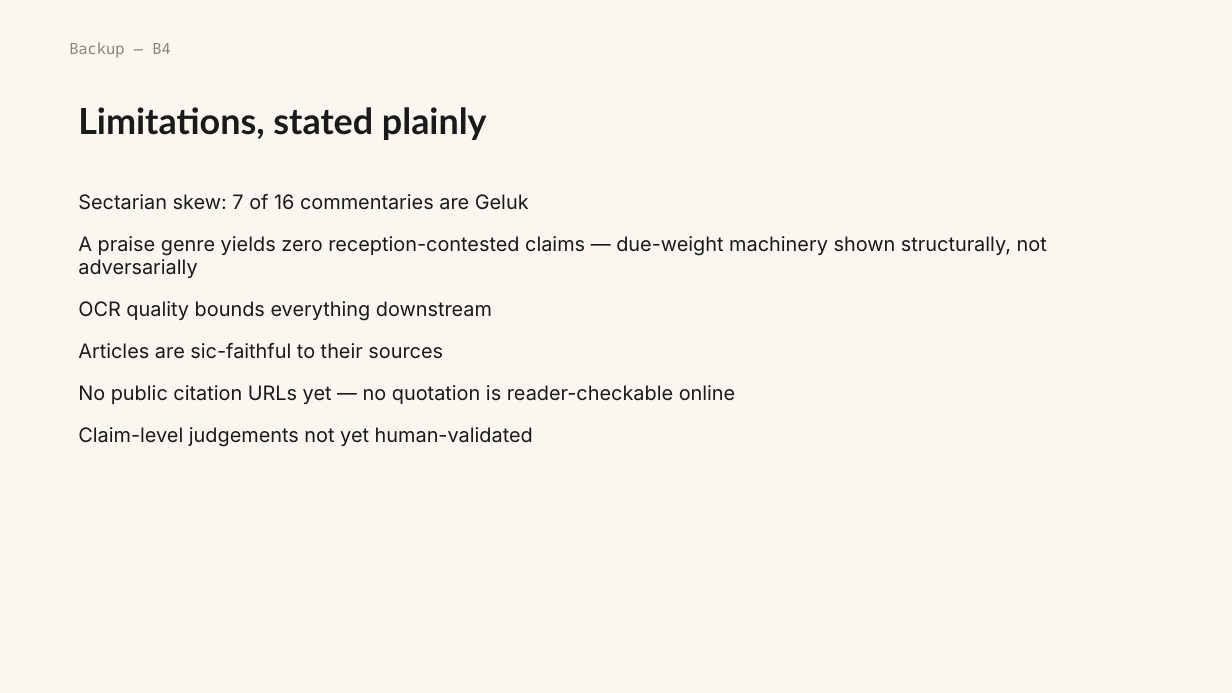
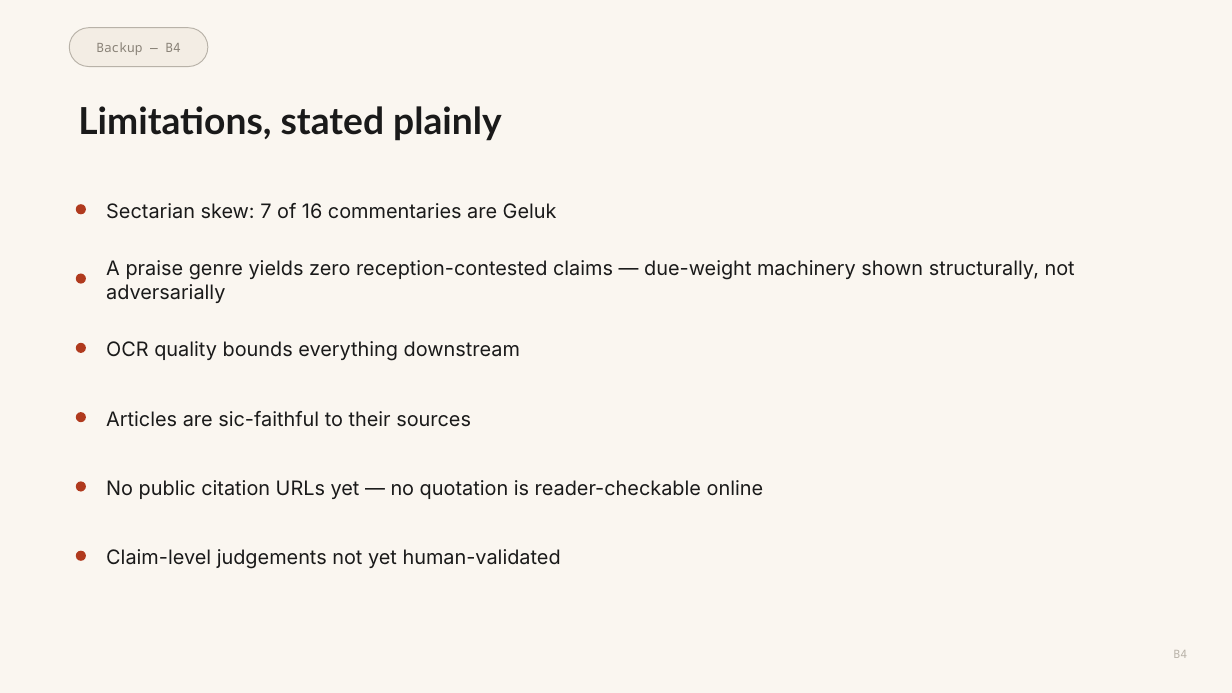
Before and after one commit to WeBuddhist/21-taras-rails, a slide deck: slide 31 of 0-INBOX/presentation-humanities-2026/verification-deck.pptx. Drawn at 1232x693 pixels with LibreOffice and Linux fonts; fonts in the diff are those of the drawing. Boxes give left, top, right and bottom in pixels: in the first picture for what was removed or moved away, otherwise in the second. Text is boxed around its words. In the diff, an @@ line names an element or a change of style, - is before the commit and + after.

Commit message:
vault backup: 2026-08-22 23:47:49

```diff
--- a/0-INBOX/presentation-humanities-2026/verification-deck.pptx
+++ b/0-INBOX/presentation-humanities-2026/verification-deck.pptx
@@ text "Backup — B4" at [96, 42, 180, 55]: size 12 to 10 pt; alignment left to centre @@
@@ rounded rectangle added at [69, 28, 208, 67], fill #F3EDE4, outline #B8B2A8 0.75 pt @@
@@ text "Limitations, stated plainly" at [78, 106, 502, 141]: size 28 to 29 pt @@
@@ ellipse added at [76, 204, 86, 214], fill #B03A1E @@
@@ text removed at [78, 194, 1047, 447] @@
-Sectarian skew: 7 of 16 commentaries are Geluk
-A praise genre yields zero reception-contested claims — due-weight machinery shown structurally, not adversarially
-OCR quality bounds everything downstream
-Articles are sic-faithful to their sources
-No public citation URLs yet — no quotation is reader-checkable online
-Claim-level judgements not yet human-validated
@@ text added at [106, 203, 557, 219], 15.5 pt, text #1A1A1A @@
+Sectarian skew: 7 of 16 commentaries are Geluk
@@ text added at [106, 260, 1075, 303], 15.5 pt, text #1A1A1A @@
+A praise genre yields zero reception-contested claims — due-weight machinery shown structurally, not adversarially
@@ ellipse added at [76, 274, 86, 284], fill #B03A1E @@
@@ ellipse added at [76, 343, 86, 353], fill #B03A1E @@
@@ text added at [106, 341, 520, 361], 15.5 pt, text #1A1A1A @@
+OCR quality bounds everything downstream
@@ ellipse added at [76, 412, 86, 422], fill #B03A1E @@
@@ text added at [106, 411, 471, 427], 15.5 pt, text #1A1A1A @@
+Articles are sic-faithful to their sources
@@ ellipse added at [76, 482, 86, 492], fill #B03A1E @@
@@ text added at [106, 480, 764, 499], 15.5 pt, text #1A1A1A @@
+No public citation URLs yet — no quotation is reader-checkable online
@@ ellipse added at [76, 551, 86, 561], fill #B03A1E @@
@@ text added at [106, 549, 561, 569], 15.5 pt, text #1A1A1A @@
+Claim-level judgements not yet human-validated
@@ text added at [1173, 650, 1187, 658], 9 pt, text #B8B2A8 @@
+B4
```
Also in this commit, not shown: 31 other slides changed.
